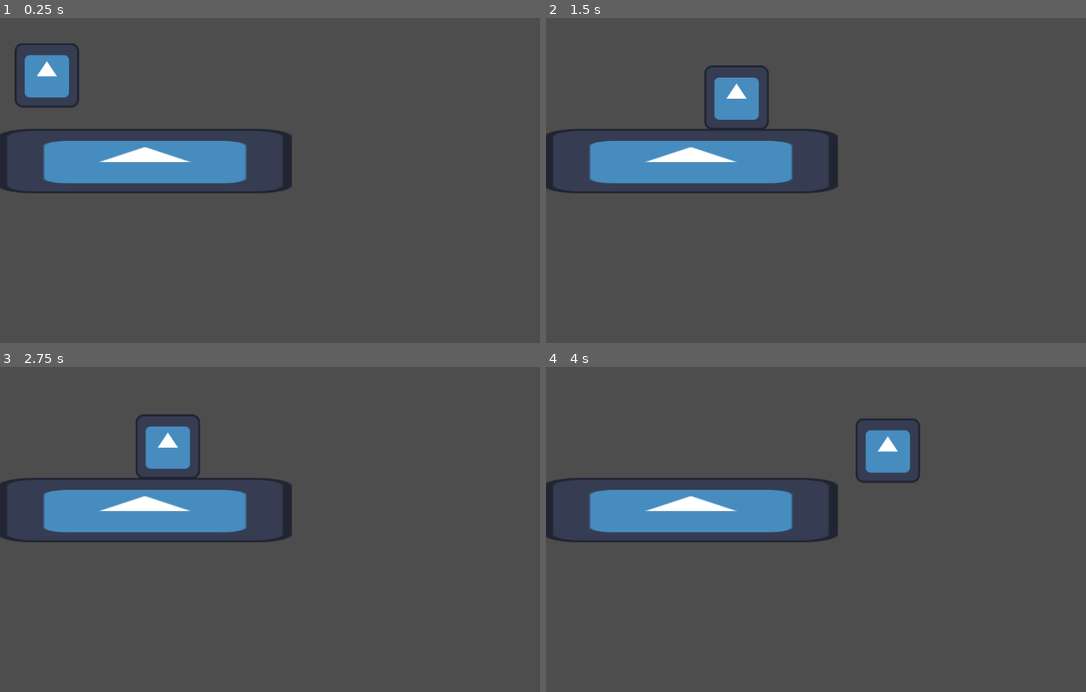
Above: before the commit, frames 1-4 (two rows, left to right).
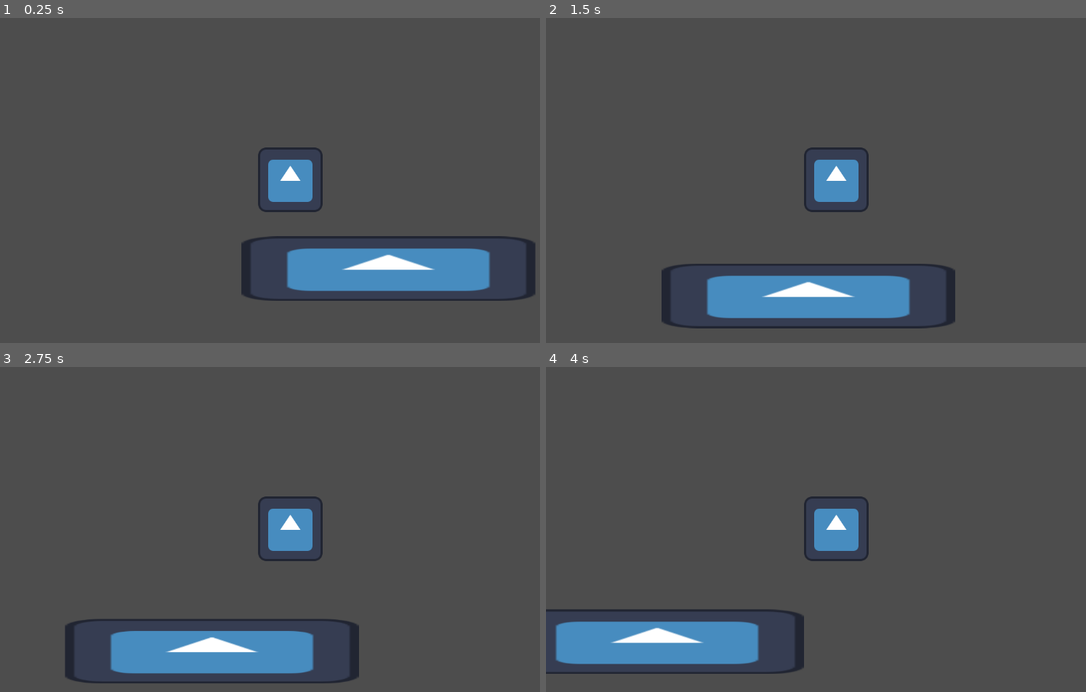
Above: after the commit, the same moments.

Repository: dudualbertti/caverna_de_eldoria
Game: Godot game, scene res://Scenes/main.tscn
Same seed, same stepped clock (60 frames per second), same inputs: the game is played once before the commit and once after it. The engine's default icon, where the game draws it, is replaced by a stand-in: a white triangle on a blue panel in a dark square.
Inputs:
- Up to frame 1 (0.25 s): no input
- Up to frame 2 (1.5 s): tap Enter (ui_accept) at 0.5, 0.6 s; hold W (jump, bound only after the commit) 0.53-1.28 s; hold Right (ui_right) from 0.53 s (still down); tap W (jump, bound only after the commit) at 1.35 s
- Up to frame 3 (2.75 s): tap W (jump, bound only after the commit) at 1.52, 1.82 s; tap Enter (ui_accept) at 1.55, 2.1 s; release Right (ui_right) at 2.03 s; hold Left (ui_left) from 2.03 s (still down); hold W (jump, bound only after the commit) from 2.03 s (still down)
- Up to frame 4 (4 s): release Left (ui_left) at 2.78 s; release W (jump, bound only after the commit) at 2.78 s; hold Right (ui_right) from 2.78 s (still down); tap Enter (ui_accept) at 2.85 s; tap W (jump, bound only after the commit) at 3.02, 3.32 s; hold W (jump, bound only after the commit) from 3.53 s (still down)

The runs differ from the first frame. In frame 1, 15% of the frame differs, in the area x 0-100%, y 7-88%; in frame 2, 15%; in frame 3, 15%; in frame 4, 15%.

Commit message:
Movimento vertical e horizontal do player

Diff:
--- a/caverna_eldoria/Scenes/player.tscn
+++ b/caverna_eldoria/Scenes/player.tscn
@@ -14,3 +14,16 @@
 
 [node name="Sprite2D" type="Sprite2D" parent="."]
 texture = ExtResource("1_v0iea")
+
+[node name="Camera2D" type="Camera2D" parent="."]
+
+[node name="Coyote_Time_Timer" type="Timer" parent="."]
+process_callback = 0
+wait_time = 0.08
+one_shot = true
+
+[node name="Jump_Buffer_Timer" type="Timer" parent="."]
+wait_time = 0.1
+one_shot = true
+
+[connection signal="timeout" from="Coyote_Time_Timer" to="." method="_on_coyote_time_timer_timeout"]
--- a/caverna_eldoria/Scripts/player.gd
+++ b/caverna_eldoria/Scripts/player.gd
@@ -1,25 +1,78 @@
 extends CharacterBody2D
 
 
-const SPEED = 300.0
-const JUMP_VELOCITY = -400.0
+var speed = 300.0
+var velocity_change_speed = 20
+
+var jump_velocity = -400
+var gravity = 10
+
+var vertical_velocity = 0
+
+var jumping = false
+var can_jump = true
+
+@onready var jump_buffer_timer: Timer = $Jump_Buffer_Timer
+@onready var coyote_time_timer: Timer = $Coyote_Time_Timer
+
+
+func jump():
+	can_jump = false
+	vertical_velocity = jump_velocity
+
+
+func handle_jump_buffer(jump_press):
+
+	if jump_press and not is_on_floor() and not jumping:
+		jump_buffer_timer.start()
+
+	if is_on_floor() and not jump_buffer_timer.is_stopped():
+		jump()
+
+
+func handle_coyote_time():
+	if coyote_time_timer.is_stopped() and can_jump:
+		coyote_time_timer.start()
+
+	print(jump_buffer_timer.is_stopped())
+
+func handle_vertical_movement():
+
+	var jump_press = Input.is_action_pressed("jump")
+
+	if is_on_floor():
+		can_jump = true
+		vertical_velocity = 0
+	else:
+		vertical_velocity += gravity
+		handle_coyote_time()
+
+	if jump_press and can_jump:
+		jump()
+
+	handle_jump_buffer(jump_press)
+
+	if Input.is_action_just_released("jump") and jumping:
+		vertical_velocity = gravity
+
+
+	jumping = velocity.y < 0 and not is_on_floor()
+
+	velocity.y = vertical_velocity + gravity
+
+func handle_horizontal_movement():
+	var direction := Input.get_axis("left", "right")
+
+	velocity.x = move_toward(velocity.x, direction*speed, velocity_change_speed)
 
 
 func _physics_process(delta: float) -> void:
-	# Add the gravity.
-	if not is_on_floor():
-		velocity += get_gravity() * delta
 
-	# Handle jump.
-	if Input.is_action_just_pressed("ui_accept") and is_on_floor():
-		velocity.y = JUMP_VELOCITY
-
-	# Get the input direction and handle the movement/deceleration.
-	# As good practice, you should replace UI actions with custom gameplay actions.
-	var direction := Input.get_axis("ui_left", "ui_right")
-	if direction:
-		velocity.x = direction * SPEED
-	else:
-		velocity.x = move_toward(velocity.x, 0, SPEED)
+	handle_horizontal_movement()
+	handle_vertical_movement()
 
 	move_and_slide()
+
+
+func _on_coyote_time_timer_timeout() -> void:
+	can_jump = false
--- a/caverna_eldoria/project.godot
+++ b/caverna_eldoria/project.godot
@@ -14,3 +14,24 @@
 run/main_scene="uid://dyol3mkxf5awu"
 config/features=PackedStringArray("4.4", "Forward Plus")
 config/icon="res://icon.svg"
+
+[input]
+
+left={
+"deadzone": 0.2,
+"events": [Object(InputEventKey,"resource_local_to_scene":false,"resource_name":"","device":-1,"window_id":0,"alt_pressed":false,"shift_pressed":false,"ctrl_pressed":false,"meta_pressed":false,"pressed":false,"keycode":0,"physical_keycode":65,"key_label":0,"unicode":97,"location":0,"echo":false,"script":null)
+, Object(InputEventKey,"resource_local_to_scene":false,"resource_name":"","device":-1,"window_id":0,"alt_pressed":false,"shift_pressed":false,"ctrl_pressed":false,"meta_pressed":false,"pressed":false,"keycode":0,"physical_keycode":4194319,"key_label":0,"unicode":0,"location":0,"echo":false,"script":null)
+]
+}
+right={
+"deadzone": 0.2,
+"events": [Object(InputEventKey,"resource_local_to_scene":false,"resource_name":"","device":-1,"window_id":0,"alt_pressed":false,"shift_pressed":false,"ctrl_pressed":false,"meta_pressed":false,"pressed":false,"keycode":0,"physical_keycode":68,"key_label":0,"unicode":100,"location":0,"echo":false,"script":null)
+, Object(InputEventKey,"resource_local_to_scene":false,"resource_name":"","device":-1,"window_id":0,"alt_pressed":false,"shift_pressed":false,"ctrl_pressed":false,"meta_pressed":false,"pressed":false,"keycode":0,"physical_keycode":4194321,"key_label":0,"unicode":0,"location":0,"echo":false,"script":null)
+]
+}
+jump={
+"deadzone": 0.2,
+"events": [Object(InputEventKey,"resource_local_to_scene":false,"resource_name":"","device":-1,"window_id":0,"alt_pressed":false,"shift_pressed":false,"ctrl_pressed":false,"meta_pressed":false,"pressed":false,"keycode":0,"physical_keycode":87,"key_label":0,"unicode":119,"location":0,"echo":false,"script":null)
+, Object(InputEventKey,"resource_local_to_scene":false,"resource_name":"","device":-1,"window_id":0,"alt_pressed":false,"shift_pressed":false,"ctrl_pressed":false,"meta_pressed":false,"pressed":false,"keycode":0,"physical_keycode":4194320,"key_label":0,"unicode":0,"location":0,"echo":false,"script":null)
+]
+}
